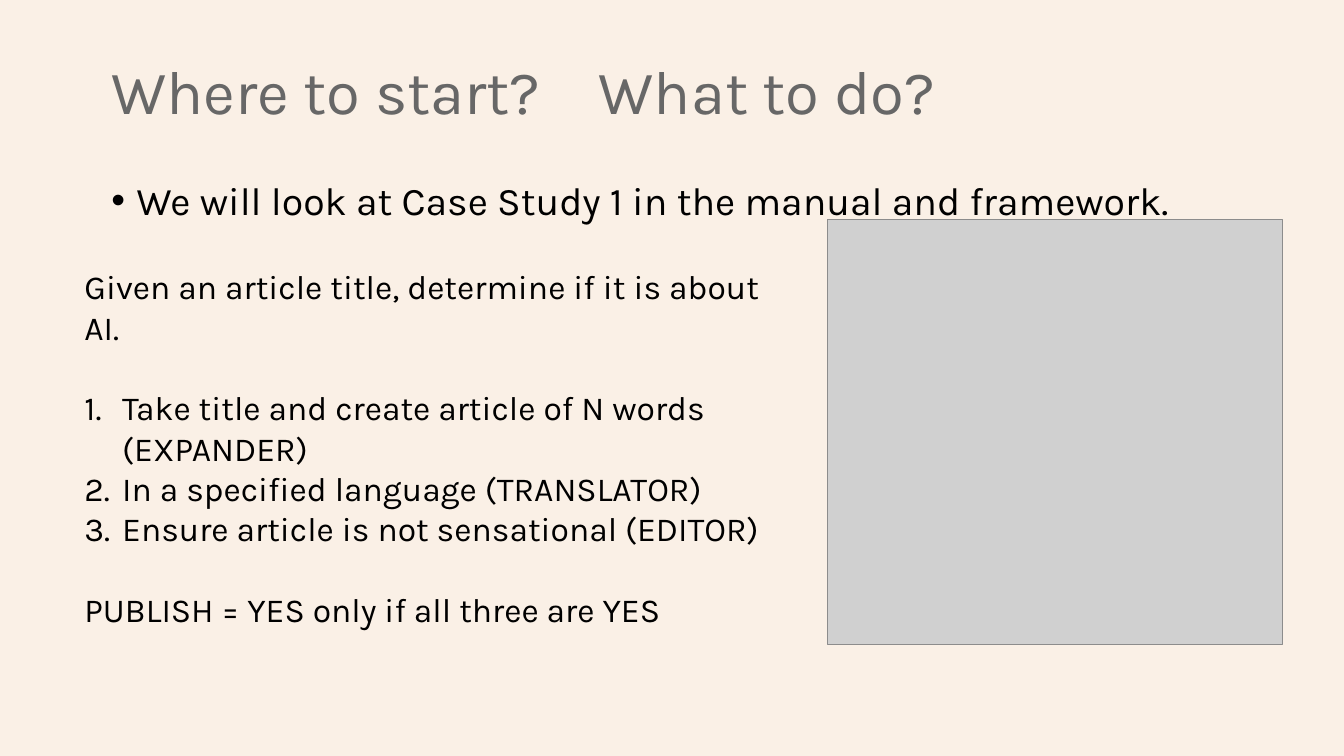
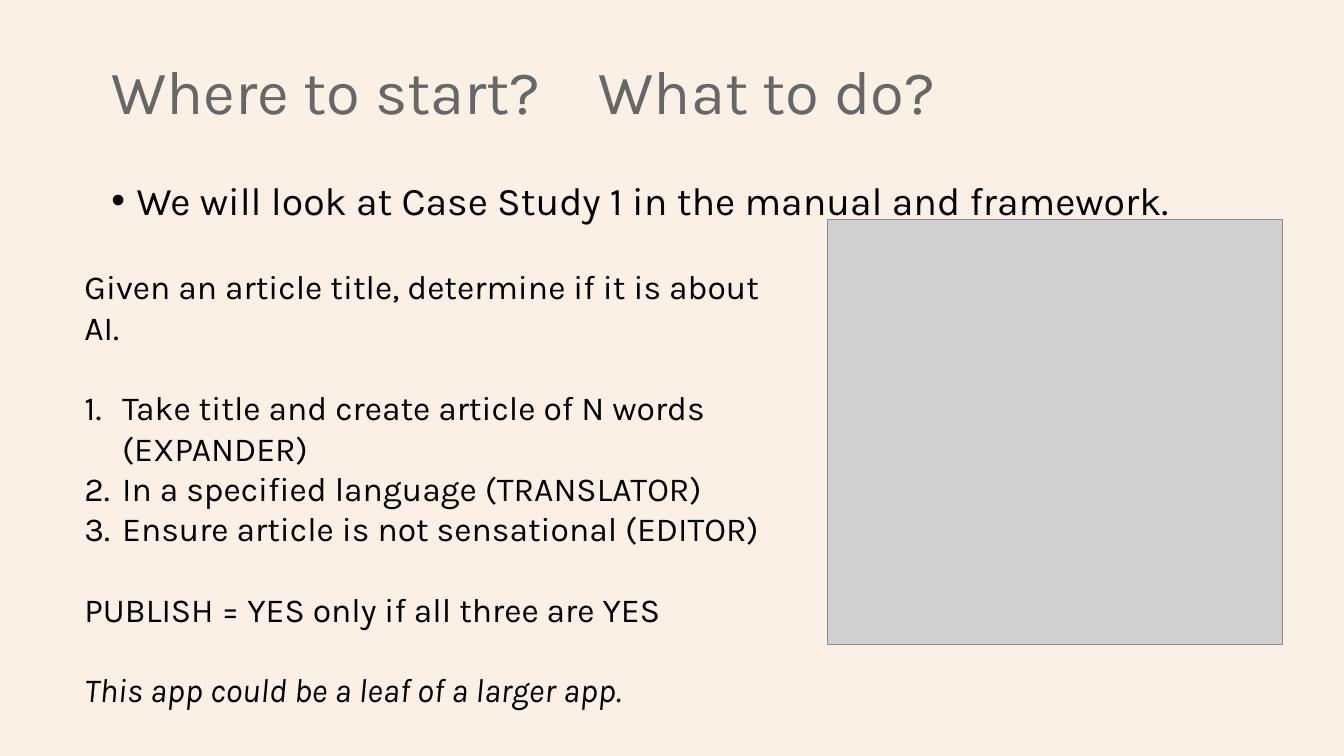
Before and after one commit to Python-Test-Engineer/eval-framework, a slide deck: slide 13 of PYDATA_LONDON_02SEP2025.pptx. Drawn at 1344x756 pixels with LibreOffice and Linux fonts; fonts in the diff are those of the drawing; grey boxes stand for pictures. Boxes give left, top, right and bottom in pixels: in the first picture for what was removed or moved away, otherwise in the second. Text is boxed around its words. In the diff, an @@ line names an element or a change of style, - is before the commit and + after.

```diff
--- a/PYDATA_LONDON_02SEP2025.pptx
+++ b/PYDATA_LONDON_02SEP2025.pptx
@@ text at [84, 679, 621, 711]: paragraph added @@
+This app could be a leaf of a larger app.
```
Also in this commit, not shown: 6 other slides changed, 1 slide removed, 1 other file.
